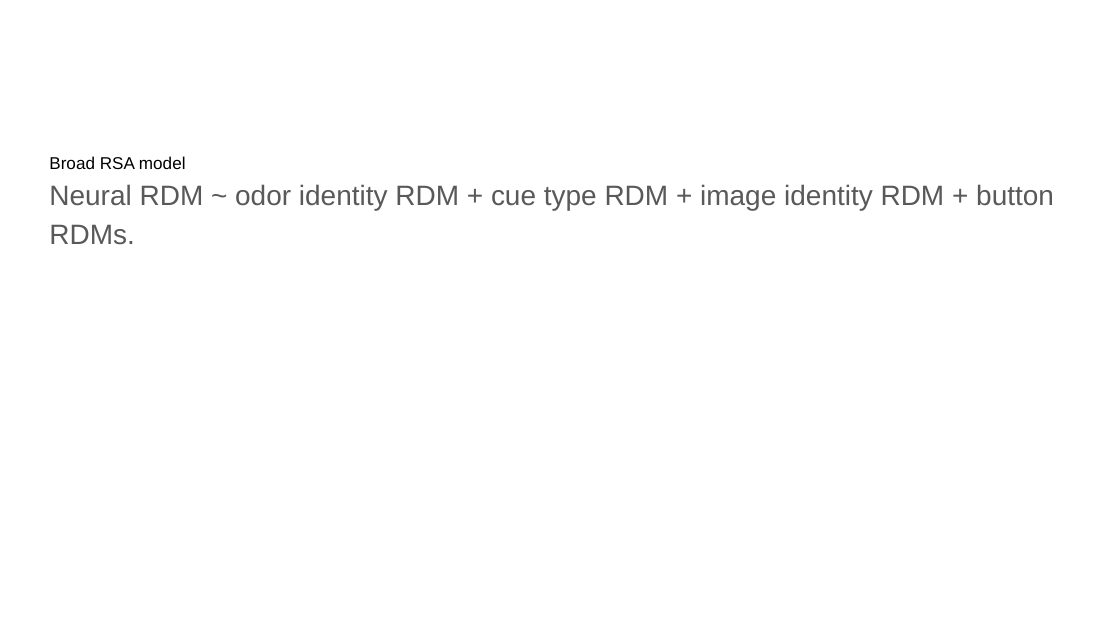
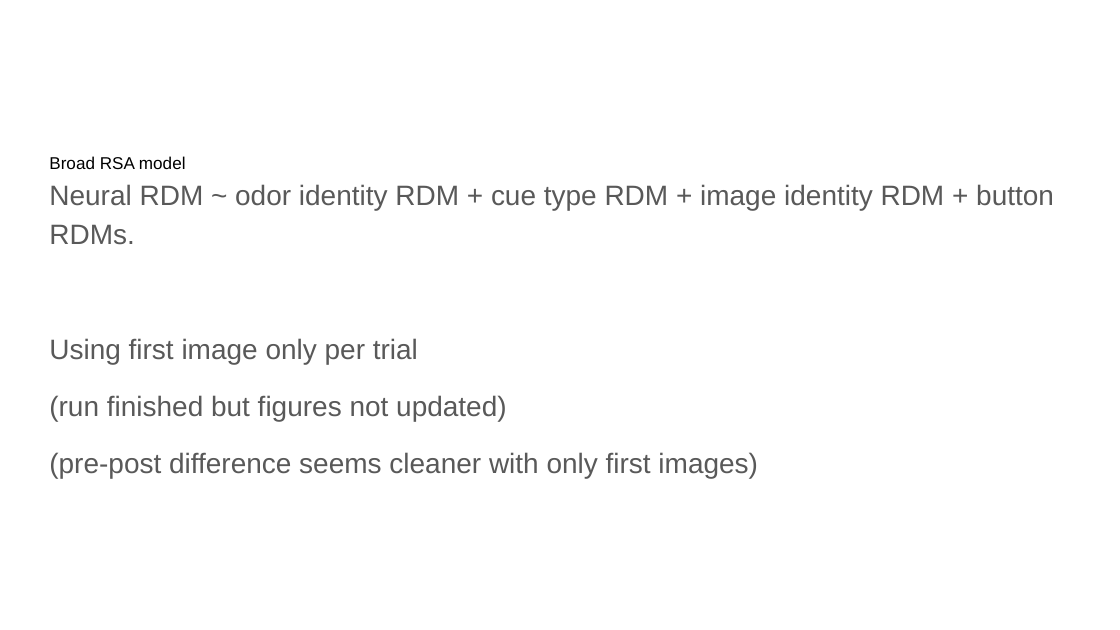
Before and after one commit to QingfangLiu/project-spcd, a slide deck: slide 7 of docs/SPCD fMRI results tag end June.pptx. Drawn at 1120x630 pixels with LibreOffice and Linux fonts; fonts in the diff are those of the drawing. Boxes give left, top, right and bottom in pixels: in the first picture for what was removed or moved away, otherwise in the second. Text is boxed around its words. In the diff, an @@ line names an element or a change of style, - is before the commit and + after.

```diff
--- a/docs/SPCD fMRI results tag end June.pptx
+++ b/docs/SPCD fMRI results tag end June.pptx
@@ text at [49, 338, 758, 478]: paragraphs added @@
+Using first image only per trial
+(run finished but figures not updated)
+(pre-post difference seems cleaner with only first images)
```
Also in this commit, not shown: 3 other slides changed.
